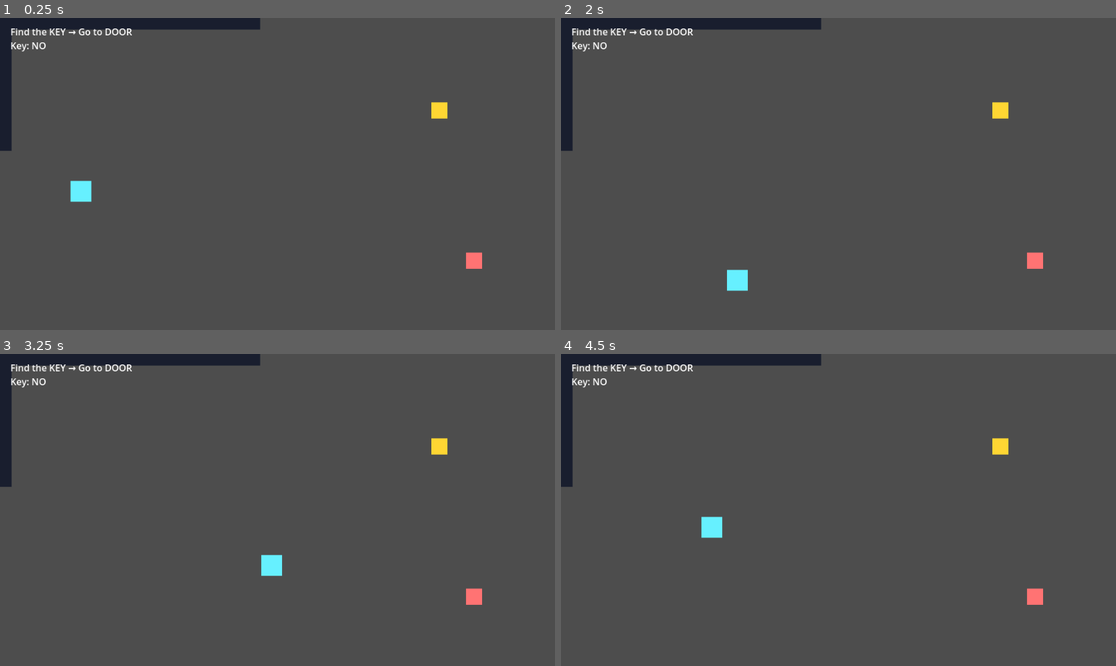
Above: before the commit, frames 1-4 (two rows, left to right).
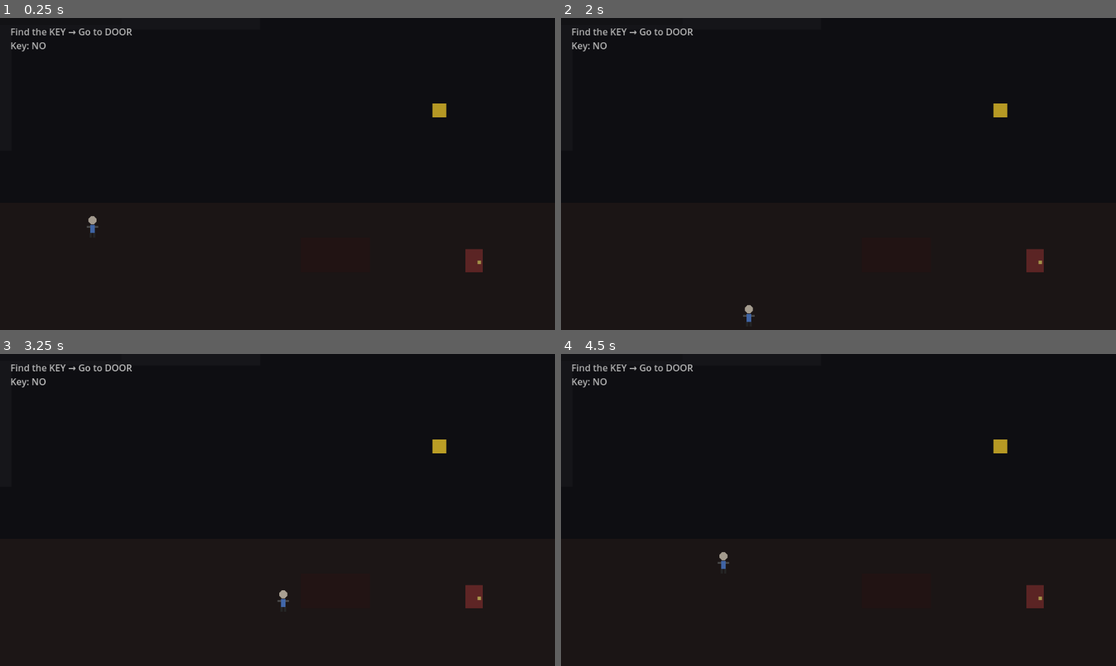
Above: after the commit, the same moments.

Repository: wndzlf/TapTapCho
Game: Godot game, scene res://Main.tscn
Two runs of this game, one before a commit and one after it. Both use one fixed random seed, a clock stepped at 60 frames per second and the inputs below.
Inputs:
- Up to frame 1 (0.25 s): no input
- Up to frame 2 (2 s): tap Enter at 0.5 s; hold D (move_right) 0.53-1.28 s; hold S (move_down) from 1.28 s (still down)
- Up to frame 3 (3.25 s): release S (move_down) at 2.03 s; hold D (move_right) 2.03-2.78 s; hold W (move_up) from 2.78 s (still down)
- Up to frame 4 (4.5 s): release W (move_up) at 3.53 s; hold A (move_left) from 3.53 s (still down)

The runs differ from the first frame. In frame 1, 98% of the frame differs, in the area x 0-100%, y 0-100%; in frame 2, 98%; in frame 3, 98%; in frame 4, 98%.

Commit message:
add spooky mood, character visual, and ambient audio

Diff:
--- a/godot-platformer/Main.gd
+++ b/godot-platformer/Main.gd
@@ -4,13 +4,22 @@
 @onready var door := $Door
 @onready var state_label := $UI/State
 @onready var door_visual := $Door/DoorVisual
+@onready var vignette := $UI/Vignette
+@onready var flicker := $UI/Flicker
 
 var has_key := false
+var t := 0.0
 
 func _ready() -> void:
 	key.body_entered.connect(_on_key)
 	door.body_entered.connect(_on_door)
 	_update_ui()
+
+func _process(delta: float) -> void:
+	t += delta
+	# subtle flicker
+	var a = 0.18 + 0.06 * sin(t * 3.3) + 0.04 * sin(t * 7.1)
+	flicker.modulate.a = clamp(a, 0.1, 0.35)
 
 func _on_key(body):
 	if body.name == "Player" and not has_key:
--- a/godot-platformer/Main.tscn
+++ b/godot-platformer/Main.tscn
@@ -1,10 +1,12 @@
-[gd_scene load_steps=7 format=3 uid="uid://bqf5r0n1r8k2a"]
+[gd_scene load_steps=10 format=3 uid="uid://bqf5r0n1r8k2a"]
 
 [ext_resource type="Script" path="res://Player.gd" id="1_0l7qv"]
 [ext_resource type="Script" path="res://Main.gd" id="2_main"]
+[ext_resource type="Script" path="res://PlayerVisual.gd" id="3_vis"]
+[ext_resource type="AudioStream" path="res://audio/ambient.wav" id="4_audio"]
 
 [sub_resource type="RectangleShape2D" id="1_player_shape"]
-size = Vector2(36, 36)
+size = Vector2(24, 28)
 
 [sub_resource type="RectangleShape2D" id="2_wall"]
 size = Vector2(900, 40)
@@ -13,19 +15,36 @@
 size = Vector2(40, 460)
 
 [sub_resource type="RectangleShape2D" id="4_item"]
-size = Vector2(28, 28)
+size = Vector2(24, 24)
+
+[sub_resource type="RectangleShape2D" id="5_inner"]
+size = Vector2(420, 24)
 
 [node name="Main" type="Node2D"]
 script = ExtResource("2_main")
 
+[node name="Room" type="Node2D" parent="."]
+
+[node name="Back" type="ColorRect" parent="Room"]
+color = Color(0.08, 0.08, 0.1, 1)
+size = Vector2(960, 540)
+
+[node name="Floor" type="ColorRect" parent="Room"]
+color = Color(0.15, 0.12, 0.12, 1)
+size = Vector2(960, 220)
+position = Vector2(0, 320)
+
+[node name="Stain" type="ColorRect" parent="Room"]
+color = Color(0.2, 0.1, 0.1, 0.7)
+size = Vector2(120, 60)
+position = Vector2(520, 380)
+
 [node name="Player" type="CharacterBody2D" parent="."]
-position = Vector2(140, 300)
+position = Vector2(160, 360)
 script = ExtResource("1_0l7qv")
 
-[node name="Sprite" type="ColorRect" parent="Player"]
-color = Color(0.4, 0.94, 1, 1)
-size = Vector2(36, 36)
-position = Vector2(-18, -18)
+[node name="Visual" type="Node2D" parent="Player"]
+script = ExtResource("3_vis")
 
 [node name="Collision" type="CollisionShape2D" parent="Player"]
 shape = SubResource("1_player_shape")
@@ -39,7 +58,7 @@
 shape = SubResource("2_wall")
 
 [node name="WallTopVisual" type="ColorRect" parent="WallTop"]
-color = Color(0.1, 0.12, 0.18, 1)
+color = Color(0.12, 0.12, 0.14, 1)
 size = Vector2(900, 40)
 position = Vector2(-450, -20)
 
@@ -50,7 +69,7 @@
 shape = SubResource("2_wall")
 
 [node name="WallBottomVisual" type="ColorRect" parent="WallBottom"]
-color = Color(0.1, 0.12, 0.18, 1)
+color = Color(0.12, 0.12, 0.14, 1)
 size = Vector2(900, 40)
 position = Vector2(-450, -20)
 
@@ -61,7 +80,7 @@
 shape = SubResource("3_wall_v")
 
 [node name="WallLeftVisual" type="ColorRect" parent="WallLeft"]
-color = Color(0.1, 0.12, 0.18, 1)
+color = Color(0.12, 0.12, 0.14, 1)
 size = Vector2(40, 460)
 position = Vector2(-20, -230)
 
@@ -72,7 +91,7 @@
 shape = SubResource("3_wall_v")
 
 [node name="WallRightVisual" type="ColorRect" parent="WallRight"]
-color = Color(0.1, 0.12, 0.18, 1)
+color = Color(0.12, 0.12, 0.14, 1)
 size = Vector2(40, 460)
 position = Vector2(-20, -230)
 
@@ -80,12 +99,12 @@
 position = Vector2(480, 300)
 
 [node name="InnerWallShape" type="CollisionShape2D" parent="InnerWall"]
-shape = SubResource("2_wall")
+shape = SubResource("5_inner")
 
 [node name="InnerWallVisual" type="ColorRect" parent="InnerWall"]
-color = Color(0.1, 0.12, 0.18, 1)
-size = Vector2(500, 30)
-position = Vector2(-250, -15)
+color = Color(0.1, 0.1, 0.12, 1)
+size = Vector2(420, 24)
+position = Vector2(-210, -12)
 
 [node name="Key" type="Area2D" parent="."]
 position = Vector2(760, 160)
@@ -95,8 +114,8 @@
 
 [node name="KeyVisual" type="ColorRect" parent="Key"]
 color = Color(1, 0.84, 0.2, 1)
-size = Vector2(28, 28)
-position = Vector2(-14, -14)
+size = Vector2(24, 24)
+position = Vector2(-12, -12)
 
 [node name="Door" type="Area2D" parent="."]
 position = Vector2(820, 420)
@@ -105,9 +124,19 @@
 shape = SubResource("4_item")
 
 [node name="DoorVisual" type="ColorRect" parent="Door"]
-color = Color(1, 0.45, 0.45, 1)
-size = Vector2(28, 28)
-position = Vector2(-14, -14)
+color = Color(0.5, 0.2, 0.2, 1)
+size = Vector2(30, 40)
+position = Vector2(-15, -20)
+
+[node name="Doorknob" type="ColorRect" parent="Door"]
+color = Color(0.9, 0.8, 0.4, 1)
+size = Vector2(6, 6)
+position = Vector2(6, 0)
+
+[node name="Audio" type="AudioStreamPlayer" parent="."]
+stream = ExtResource("4_audio")
+autoplay = true
+volume_db = -8.0
 
 [node name="UI" type="CanvasLayer" parent="."]
 
@@ -118,3 +147,11 @@
 [node name="State" type="Label" parent="UI"]
 text = "Key: NO"
 position = Vector2(18, 36)
+
+[node name="Vignette" type="ColorRect" parent="UI"]
+color = Color(0, 0, 0, 0.25)
+size = Vector2(960, 540)
+
+[node name="Flicker" type="ColorRect" parent="UI"]
+color = Color(0, 0, 0, 0.2)
+size = Vector2(960, 540)
--- /dev/null
+++ b/godot-platformer/PlayerVisual.gd
@@ -0,0 +1,13 @@
+extends Node2D
+
+func _draw() -> void:
+	# head
+	draw_circle(Vector2(0, -10), 7, Color(0.9, 0.85, 0.78))
+	# body
+	draw_rect(Rect2(Vector2(-4, -2), Vector2(8, 14)), Color(0.35, 0.55, 0.9))
+	# legs
+	draw_rect(Rect2(Vector2(-5, 12), Vector2(4, 8)), Color(0.2, 0.2, 0.2))
+	draw_rect(Rect2(Vector2(1, 12), Vector2(4, 8)), Color(0.2, 0.2, 0.2))
+	# arms
+	draw_rect(Rect2(Vector2(-10, 0), Vector2(6, 3)), Color(0.4, 0.4, 0.4))
+	draw_rect(Rect2(Vector2(4, 0), Vector2(6, 3)), Color(0.4, 0.4, 0.4))
Not shown, added: godot-platformer/PlayerVisual.gd.uid
Not shown, added: godot-platformer/audio/ambient.wav.import
Not shown, changed: godot-platformer-web/index.html
Not shown, changed: godot-platformer-web/index.pck
Not shown, added: godot-platformer/audio/ambient.wav
